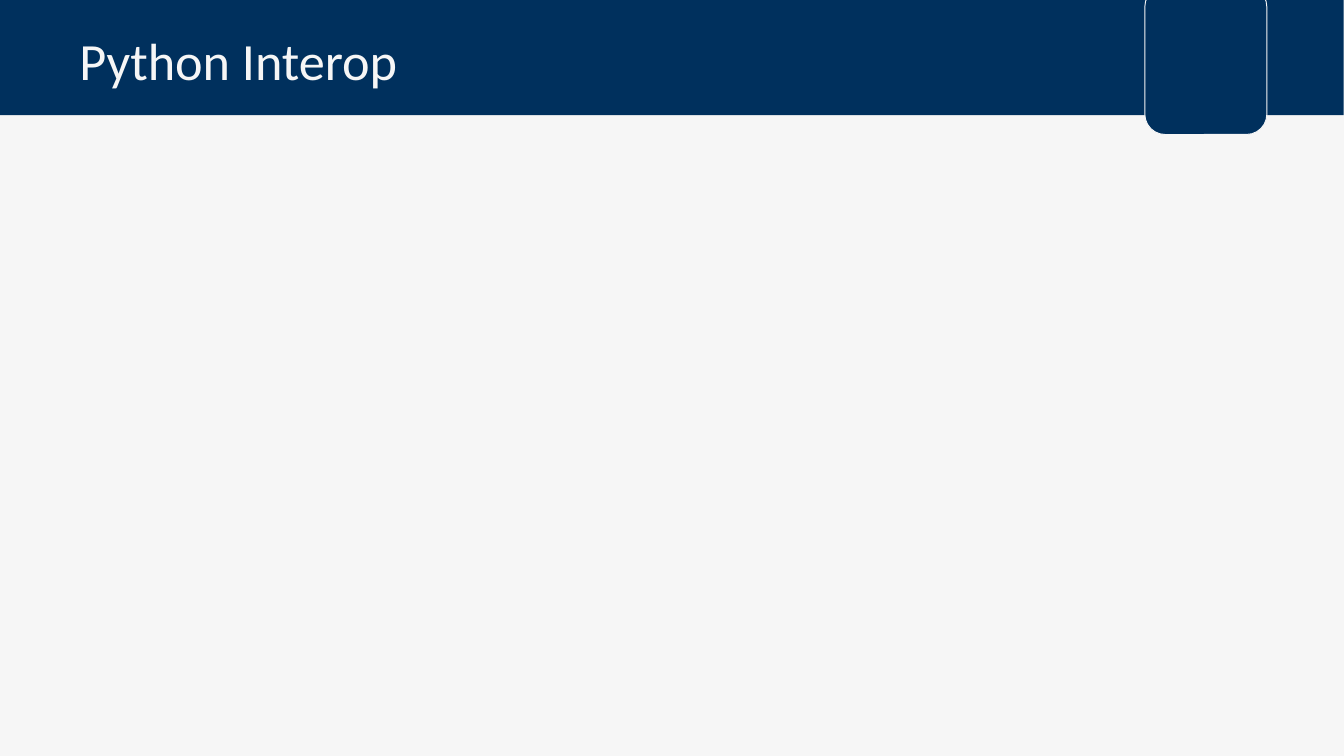
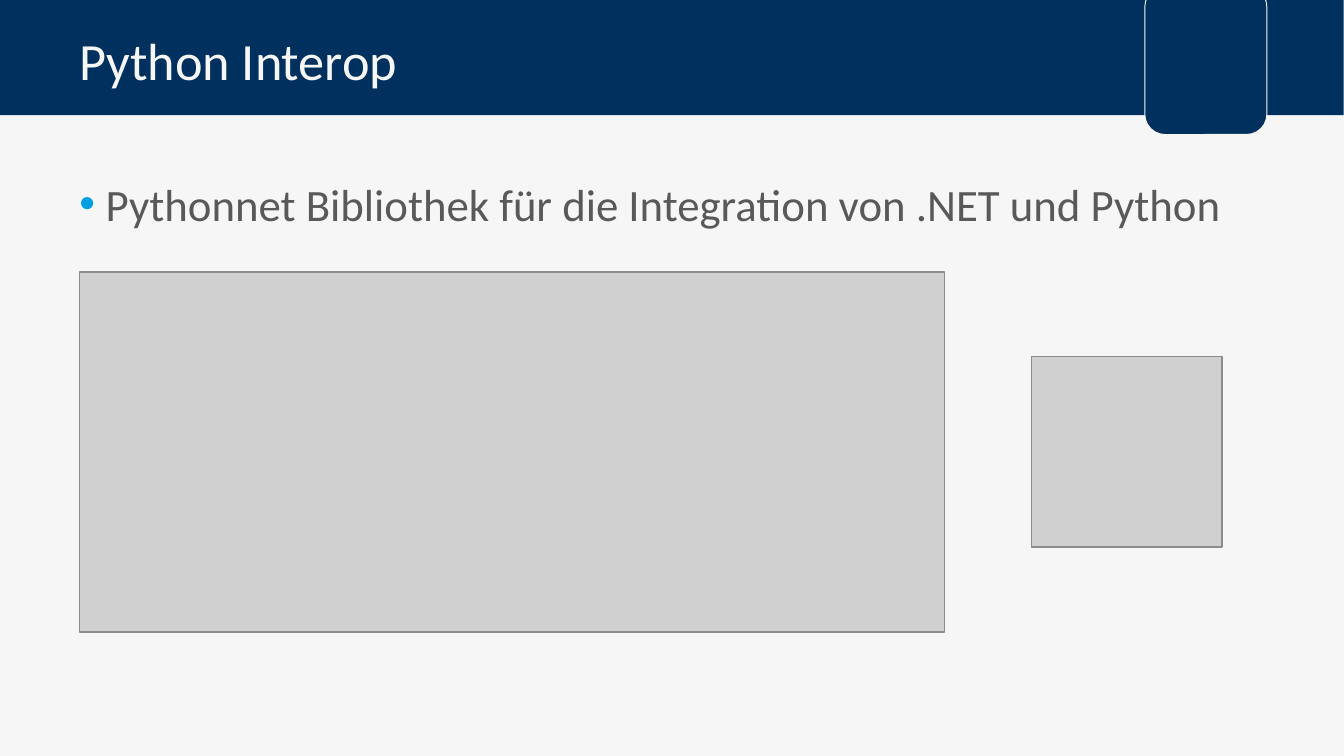
Before and after one commit to FlowBYRN/BaMaterialStandartisation, a slide deck: slide 26 of documents/Verteidigung.pptx (slide 22 before the commit). Drawn at 1344x756 pixels with LibreOffice and Linux fonts; fonts in the diff are those of the drawing; grey boxes stand for pictures; background and template pictures are left out. Boxes give left, top, right and bottom in pixels: in the first picture for what was removed or moved away, otherwise in the second. Text is boxed around its words. In the diff, an @@ line names an element or a change of style, - is before the commit and + after.

```diff
--- a/documents/Verteidigung.pptx
+++ b/documents/Verteidigung.pptx
@@ text added at [106,190,1220,229], 24 pt, text #595959 @@
+• Pythonnet Bibliothek für die Integration von .NET und Python
@@ picture added at [79,273,945,633] @@
@@ picture added at [1032,358,1223,548] @@
```
Also in this commit, not shown: 7 other slides changed, 9 slides added, 5 slides removed, 3 other files.
